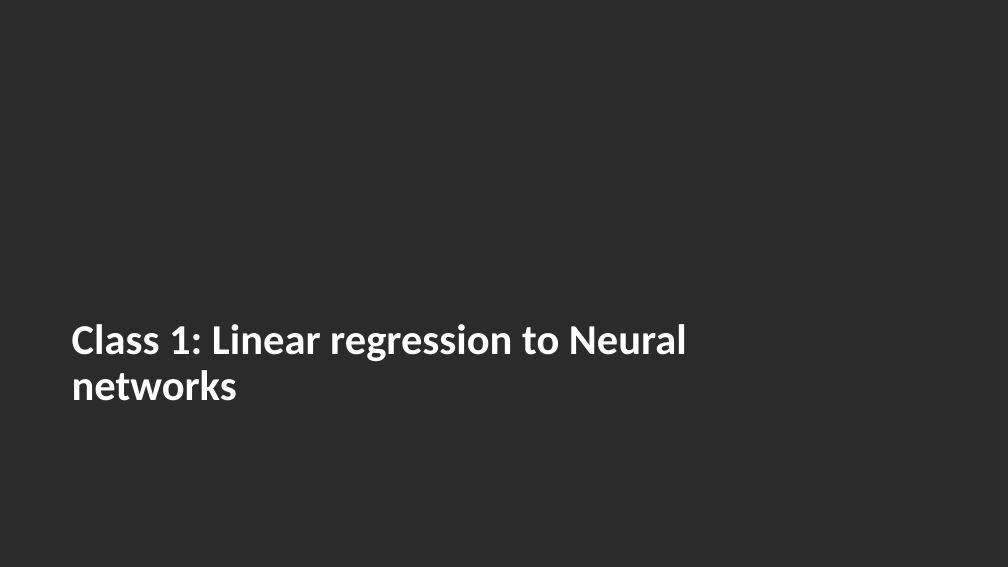
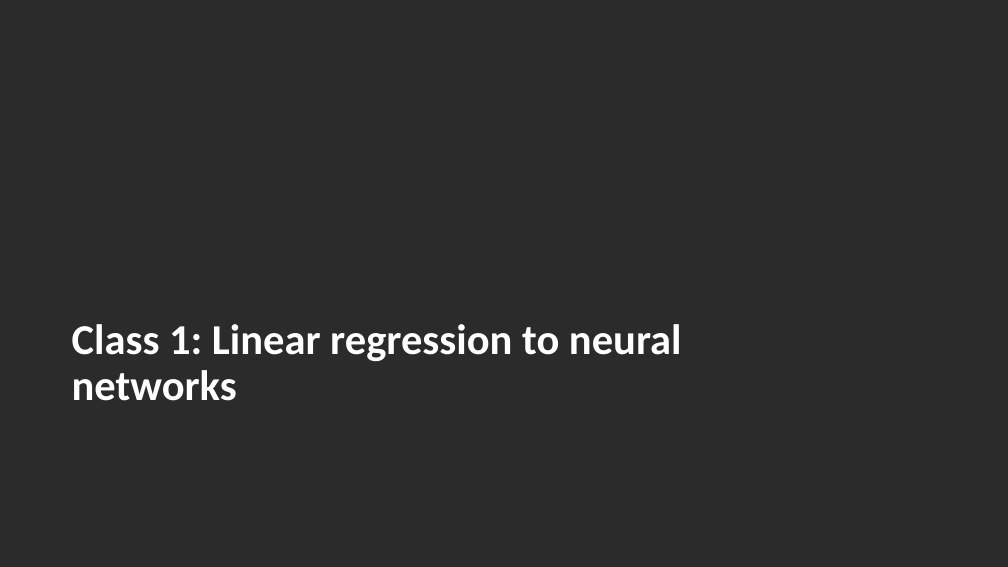
Before and after one commit to andrewcparnell/STAT41130, a slide deck: slide 10 of slides/day 1/D1C1_LR_NNs.pptx. Drawn at 1008x567 pixels with LibreOffice and Linux fonts; fonts in the diff are those of the drawing; background and template pictures are left out; a plain dark background stands for a picture behind light text. Boxes give left, top, right and bottom in pixels: in the first picture for what was removed or moved away, otherwise in the second. Text is boxed around its words. In the diff, an @@ line names an element or a change of style, - is before the commit and + after.

```diff
--- a/slides/day 1/D1C1_LR_NNs.pptx
+++ b/slides/day 1/D1C1_LR_NNs.pptx
@@ title at [72,324,682,401]: text changed @@
-Class 1: Linear regression to Neural networks
+Class 1: Linear regression to neural networks
```
Also in this commit, not shown: 7 other slides changed.
